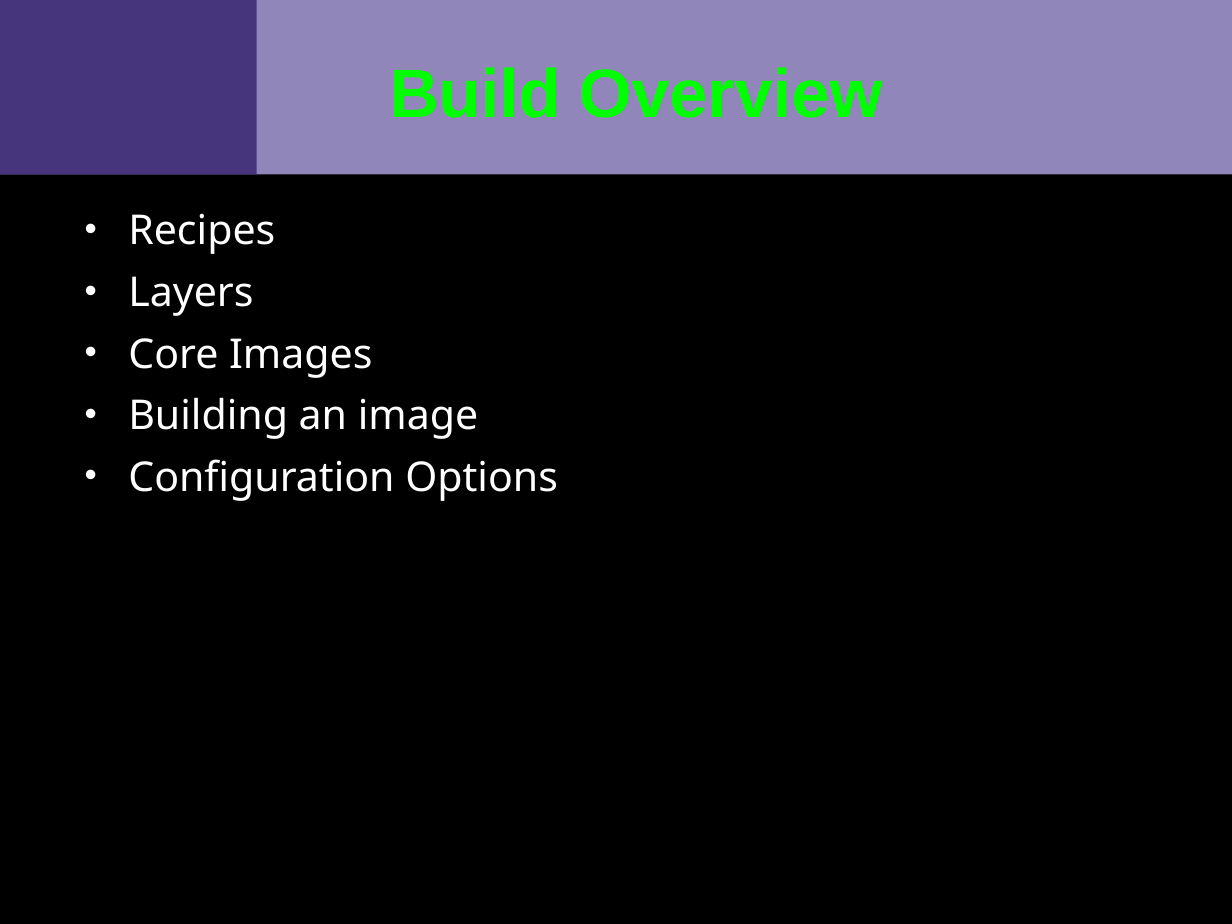
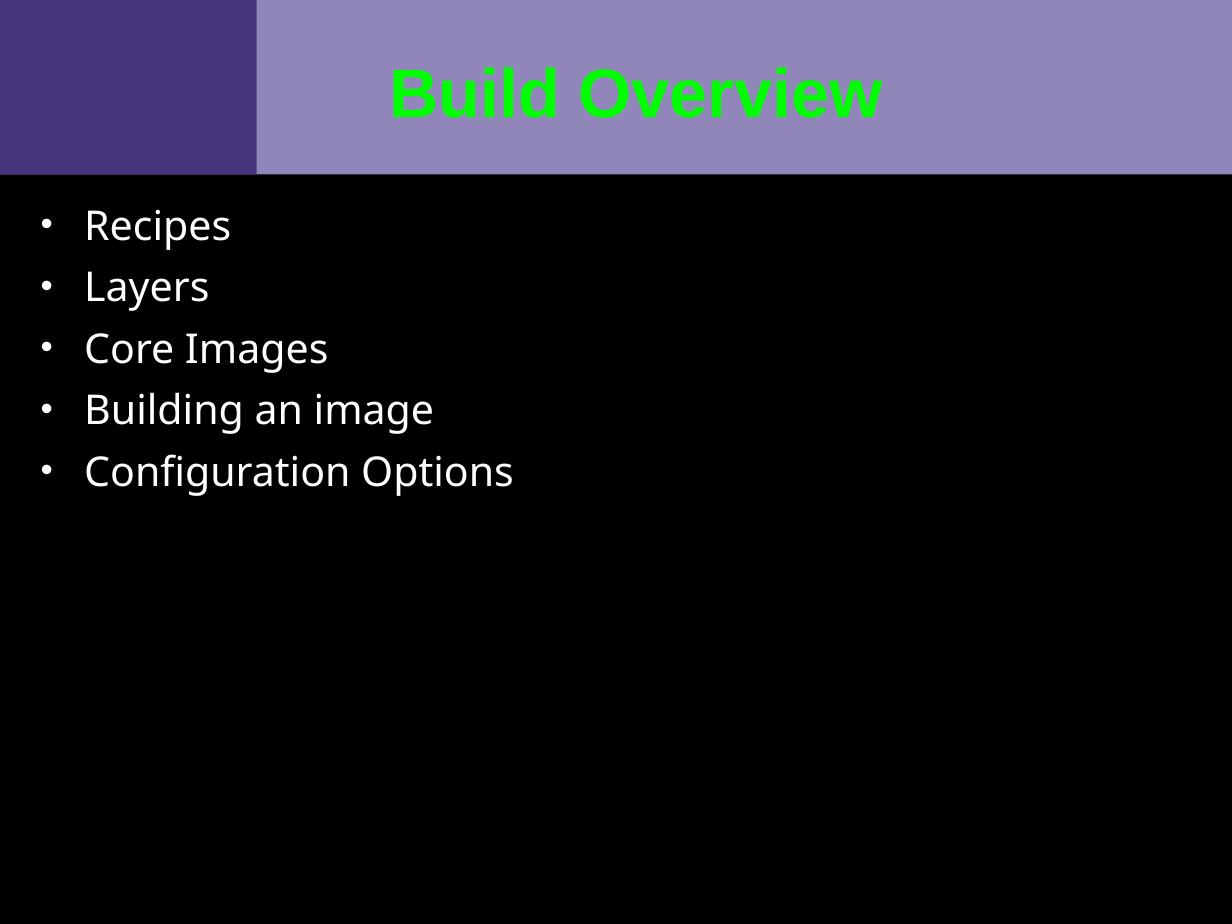
Before and after one commit to VCTLabs/scale13x-presentations, a slide deck: slide 5 of yocto_scale_intro.odp. Drawn at 1232x924 pixels with LibreOffice and Linux fonts; fonts in the diff are those of the drawing; background and template pictures are left out. Boxes give left, top, right and bottom in pixels: in the first picture for what was removed or moved away, otherwise in the second. Text is boxed around its words. In the diff, an @@ line names an element or a change of style, - is before the commit and + after.

```diff
--- a/yocto_scale_intro.odp
+++ b/yocto_scale_intro.odp
@@ text "Recipes" moved from (x1=128, y1=213, x2=558, y2=501) to (x1=84, y1=209, x2=514, y2=496) @@
```
Also in this commit, not shown: 4 other slides changed, 1 other file.
